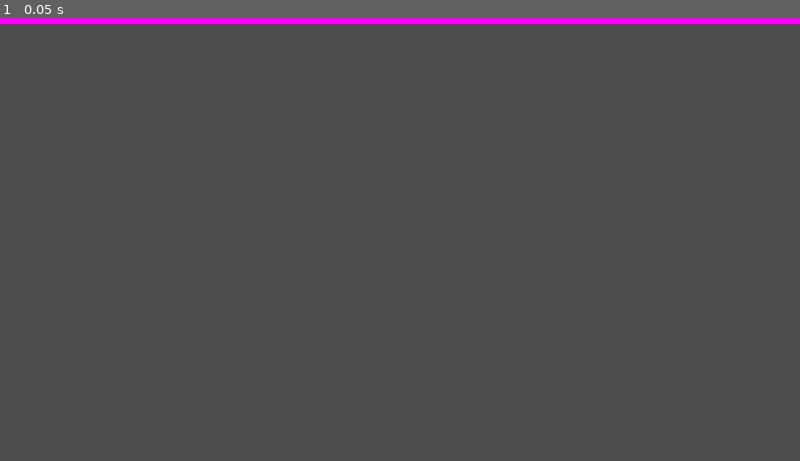
Above: before the commit, frame 1.
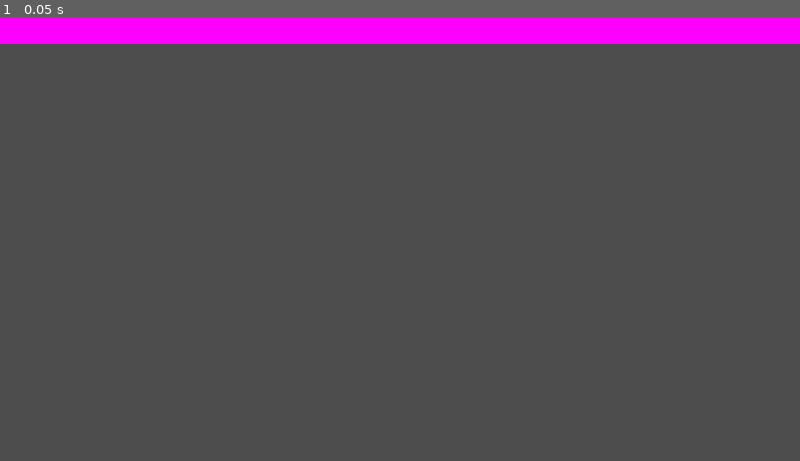
Above: after the commit, the same moment.

Repository: BoopEnthusiast/PB-and-Jam-2024
Game: Godot game, scene res://level/main.tscn
Two runs of this game, one before a commit and one after it. Both use one fixed random seed, a clock stepped at 60 frames per second and the inputs below.
Inputs:
- Up to frame 1 (0.05 s): no input

The runs differ from the first frame. In frame 1, 4.5% of the frame differs, in the area x 0-100%, y 1-6%.

Commit message:
wall resizing

Diff:
--- a/level/cubicle/cubicle.tscn
+++ b/level/cubicle/cubicle.tscn
@@ -5,3 +5,8 @@
 [node name="Cubicle" type="Node2D"]
 
 [node name="CubicleWall" parent="." instance=ExtResource("1_enag8")]
+position = Vector2(0, -304)
+
+[node name="CubicleWall2" parent="." instance=ExtResource("1_enag8")]
+position = Vector2(-304, 0)
+rotation = 1.57079
--- a/level/cubicle/cubicle_wall.tscn
+++ b/level/cubicle/cubicle_wall.tscn
@@ -1,7 +1,7 @@
 [gd_scene load_steps=3 format=3 uid="uid://cxgq3fwh2xlx8"]
 
 [sub_resource type="RectangleShape2D" id="RectangleShape2D_4okvd"]
-size = Vector2(614, 18)
+size = Vector2(624, 16)
 
 [sub_resource type="PlaceholderTexture2D" id="PlaceholderTexture2D_cua6q"]
 
@@ -11,5 +11,6 @@
 shape = SubResource("RectangleShape2D_4okvd")
 
 [node name="Sprite" type="Sprite2D" parent="."]
-scale = Vector2(614, 18)
+position = Vector2(0, -2.68221e-07)
+scale = Vector2(624, 16)
 texture = SubResource("PlaceholderTexture2D_cua6q")
--- a/level/level_1.tscn
+++ b/level/level_1.tscn
@@ -8,21 +8,22 @@
 [node name="Level1" type="Node2D"]
 
 [node name="OfficeWallLong" parent="." instance=ExtResource("1_gvxh8")]
+position = Vector2(0, 24)
 
 [node name="OfficeWallShort" parent="." instance=ExtResource("2_74myi")]
 position = Vector2(-1984, 288)
 rotation = 1.5708
 
 [node name="OfficeWallLong2" parent="." instance=ExtResource("1_gvxh8")]
-position = Vector2(2560, 2560)
+position = Vector2(2536, 2560)
 rotation = 1.5708
 
 [node name="OfficeWallLong3" parent="." instance=ExtResource("1_gvxh8")]
-position = Vector2(0, 5120)
+position = Vector2(0, 5096)
 rotation = 3.14159
 
 [node name="OfficeWallLong4" parent="." instance=ExtResource("1_gvxh8")]
-position = Vector2(-2560, 2560)
+position = Vector2(-2536, 2560)
 rotation = 4.71239
 
 [node name="OfficeDoorway" parent="." instance=ExtResource("4_1g5nm")]
--- a/level/walls/office_doorway.tscn
+++ b/level/walls/office_doorway.tscn
@@ -1,26 +1,26 @@
 [gd_scene load_steps=3 format=3 uid="uid://dhpx3awswnuwk"]
 
-[sub_resource type="RectangleShape2D" id="RectangleShape2D_8q152"]
-size = Vector2(203, 38)
+[sub_resource type="RectangleShape2D" id="RectangleShape2D_ancwb"]
+size = Vector2(256, 48)
 
-[sub_resource type="PlaceholderTexture2D" id="PlaceholderTexture2D_mqh7a"]
+[sub_resource type="PlaceholderTexture2D" id="PlaceholderTexture2D_dxgmp"]
 
 [node name="OfficeDoorway" type="StaticBody2D"]
 
 [node name="Collider" type="CollisionShape2D" parent="."]
-position = Vector2(-205.5, 0)
-shape = SubResource("RectangleShape2D_8q152")
+position = Vector2(-192, 0)
+shape = SubResource("RectangleShape2D_ancwb")
 
 [node name="Sprite" type="Sprite2D" parent="."]
-position = Vector2(-206, 0)
-scale = Vector2(202, 38)
-texture = SubResource("PlaceholderTexture2D_mqh7a")
+position = Vector2(-192, 1.66893e-06)
+scale = Vector2(256, 48)
+texture = SubResource("PlaceholderTexture2D_dxgmp")
 
 [node name="Collider2" type="CollisionShape2D" parent="."]
-position = Vector2(205.5, 0)
-shape = SubResource("RectangleShape2D_8q152")
+position = Vector2(192, 0)
+shape = SubResource("RectangleShape2D_ancwb")
 
 [node name="Sprite2" type="Sprite2D" parent="."]
-position = Vector2(205.5, 0)
-scale = Vector2(202, 38)
-texture = SubResource("PlaceholderTexture2D_mqh7a")
+position = Vector2(192, 1.66893e-06)
+scale = Vector2(256, 48)
+texture = SubResource("PlaceholderTexture2D_dxgmp")
--- a/level/walls/office_wall_long.tscn
+++ b/level/walls/office_wall_long.tscn
@@ -1,7 +1,7 @@
 [gd_scene load_steps=3 format=3 uid="uid://byrlfo2npkw8e"]
 
 [sub_resource type="RectangleShape2D" id="RectangleShape2D_4omri"]
-size = Vector2(5156, 38)
+size = Vector2(5120, 48)
 
 [sub_resource type="PlaceholderTexture2D" id="PlaceholderTexture2D_rbg5j"]
 
@@ -11,5 +11,5 @@
 shape = SubResource("RectangleShape2D_4omri")
 
 [node name="Sprite" type="Sprite2D" parent="."]
-scale = Vector2(5156, 38)
+scale = Vector2(5120, 48)
 texture = SubResource("PlaceholderTexture2D_rbg5j")
--- a/level/walls/office_wall_short.tscn
+++ b/level/walls/office_wall_short.tscn
@@ -1,7 +1,7 @@
 [gd_scene load_steps=3 format=3 uid="uid://bw46yxaggedff"]
 
 [sub_resource type="RectangleShape2D" id="RectangleShape2D_2cdps"]
-size = Vector2(614, 38)
+size = Vector2(640, 48)
 
 [sub_resource type="PlaceholderTexture2D" id="PlaceholderTexture2D_tmun6"]
 
@@ -11,5 +11,6 @@
 shape = SubResource("RectangleShape2D_2cdps")
 
 [node name="Sprite" type="Sprite2D" parent="."]
-scale = Vector2(614, 38)
+position = Vector2(-2.3365e-05, 1.66893e-06)
+scale = Vector2(640, 48)
 texture = SubResource("PlaceholderTexture2D_tmun6")
